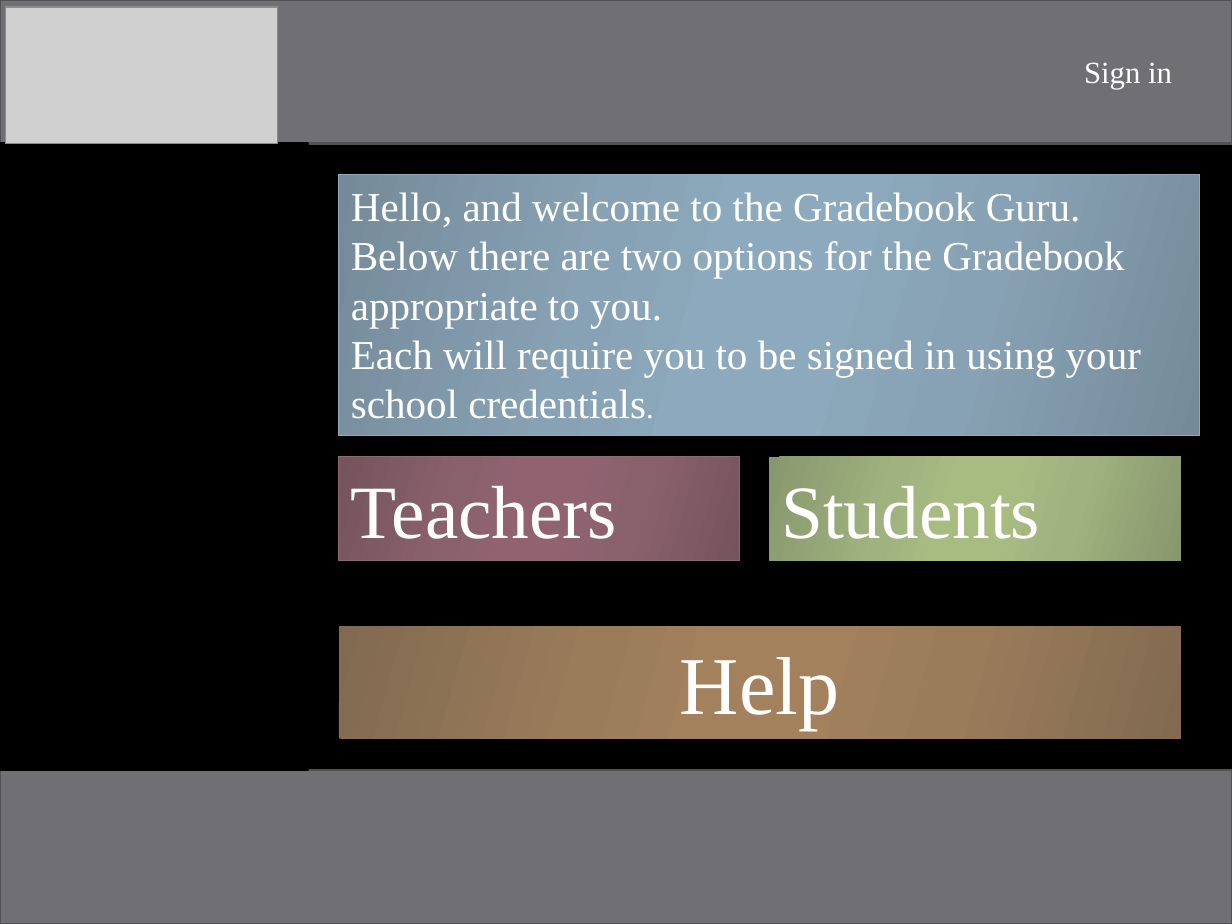
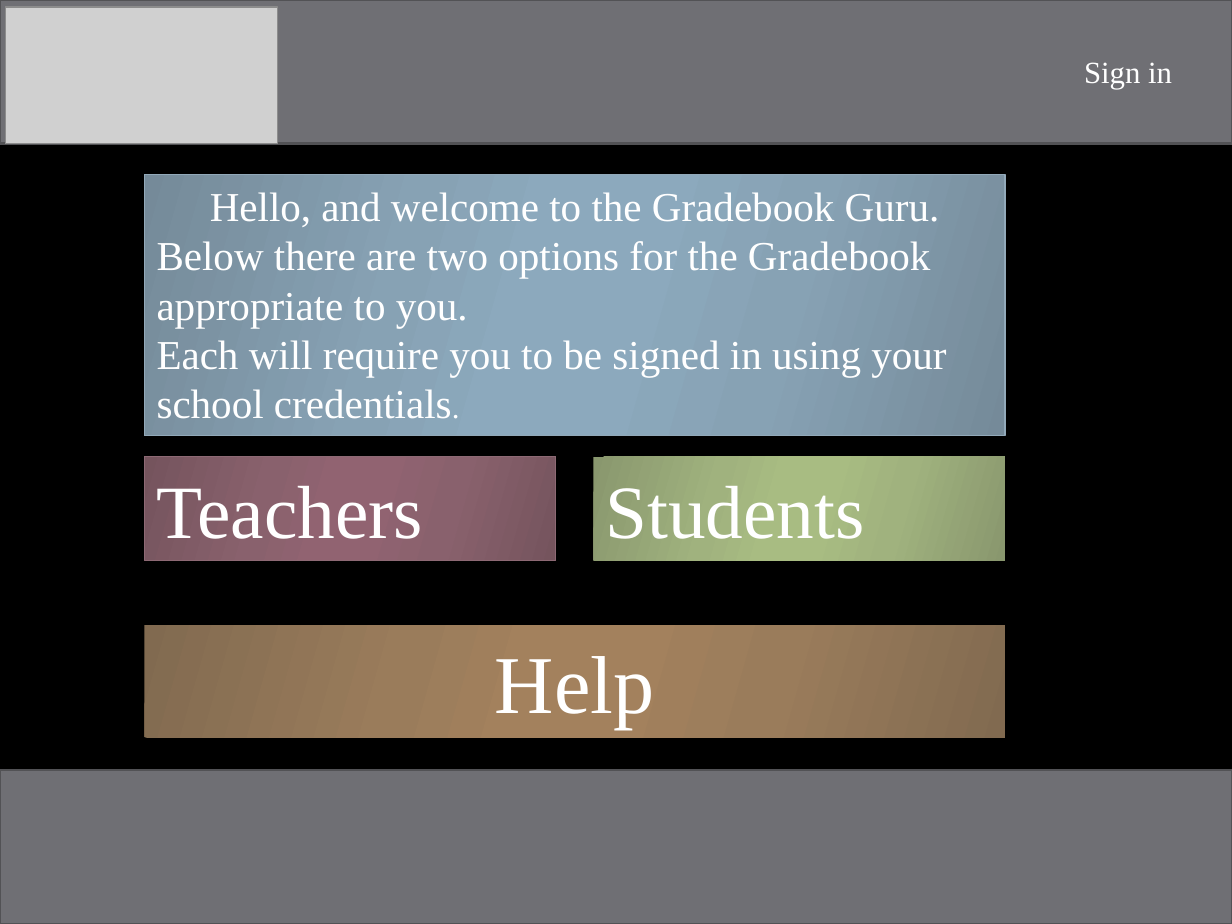
Before and after one commit to WVUP/Spring-2015, a slide deck: slide 1 of Assignments/Gradebook App PowerPont/Austin Brand/Javascript Gradebook Storyboard.pptx. Drawn at 1232x924 pixels with LibreOffice and Linux fonts; fonts in the diff are those of the drawing; grey boxes stand for pictures; background and template pictures are left out. Boxes give left, top, right and bottom in pixels: in the first picture for what was removed or moved away, otherwise in the second. Text is boxed around its words. In the diff, an @@ line names an element or a change of style, - is before the commit and + after.

```diff
--- a/Assignments/Gradebook App PowerPont/Austin Brand/Javascript Gradebook Storyboard.pptx
+++ b/Assignments/Gradebook App PowerPont/Austin Brand/Javascript Gradebook Storyboard.pptx
@@ rectangle removed at [0, 144, 308, 770] @@
@@ rectangle "Hello, and welcome to the ...": place and size @@
-rectangle "Hello, and welcome to the ..." at [339, 175, 1199, 436]
+rectangle "Hello, and welcome to the ..." at [144, 175, 1004, 436]
@@ text in rectangle at [210, 192, 940, 227]: alignment left to centre @@
@@ rectangle "Teachers": place and size @@
-rectangle "Teachers" at [339, 457, 739, 561]
+rectangle "Teachers" at [144, 457, 556, 561]
@@ rectangle "Students": place and size @@
-rectangle "Students" at [769, 457, 1180, 561]
+rectangle "Students" at [594, 457, 1005, 561]
@@ rectangle "Help": place and size @@
-rectangle "Help" at [339, 626, 1180, 738]
+rectangle "Help" at [144, 626, 1004, 738]
```
Also in this commit, not shown: 1 other slide changed, 1 slide added.
